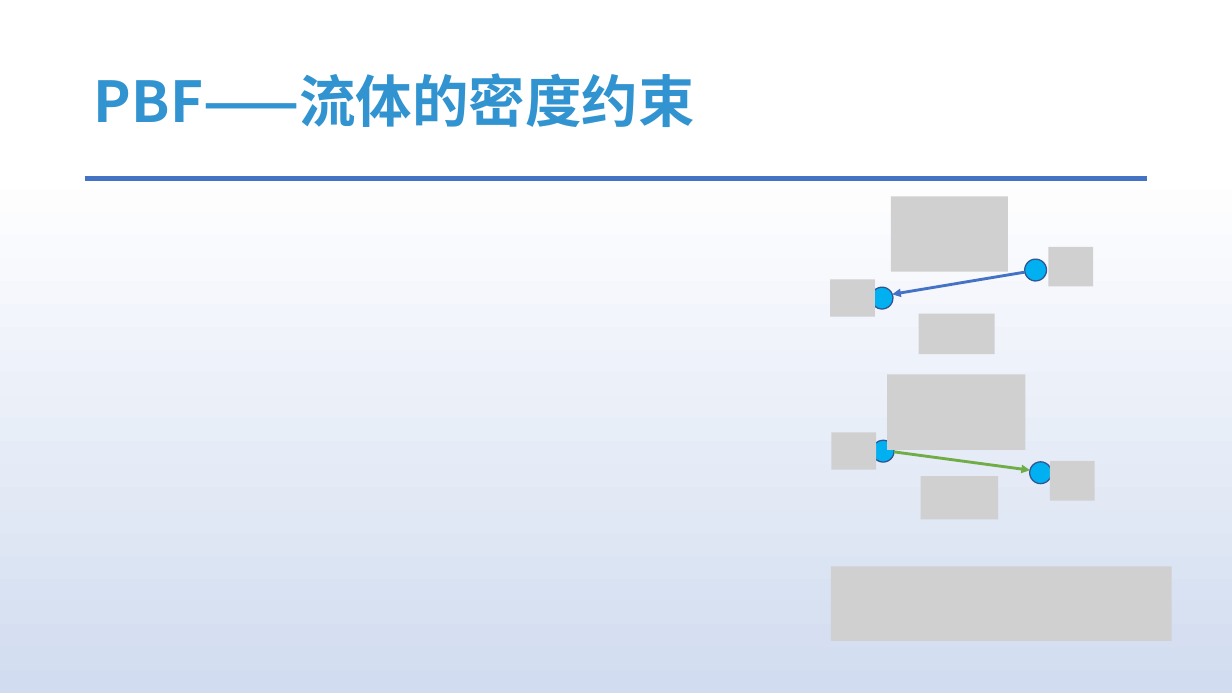
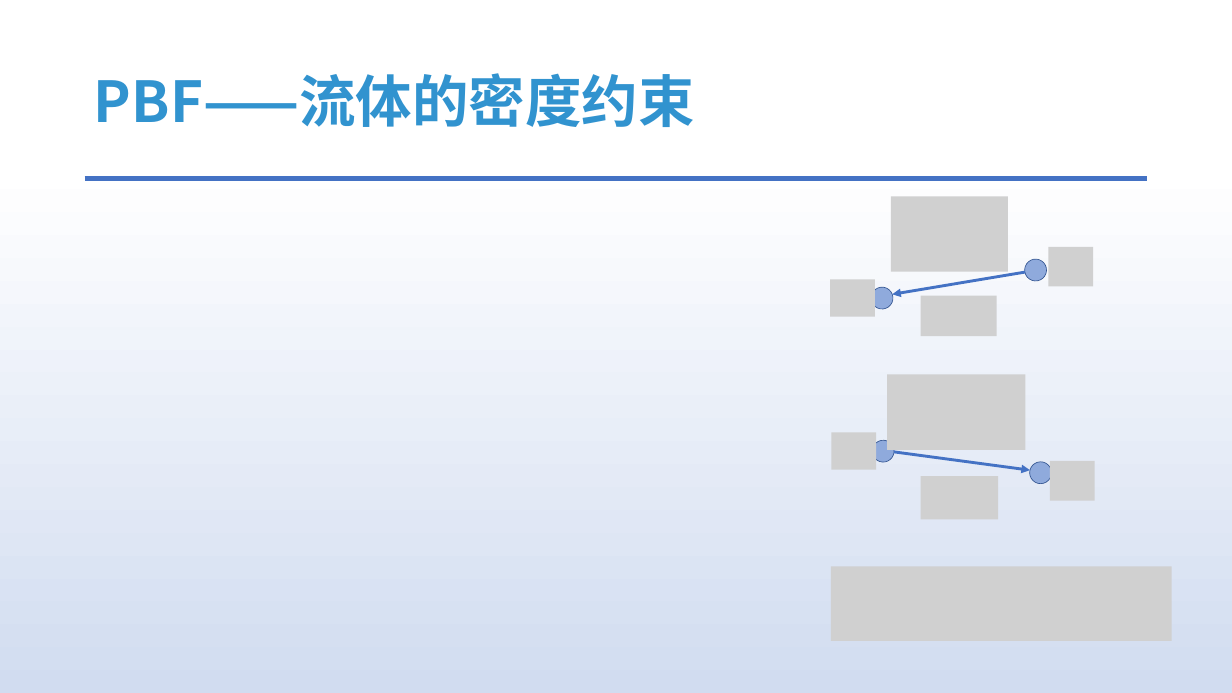
Before and after one commit to answerear/UnityFluid, a slide deck: slide 16 of doc/流体模拟入门分享-Part II.pptx (slide 18 before the commit). Drawn at 1232x693 pixels with LibreOffice and Linux fonts; fonts in the diff are those of the drawing; grey boxes stand for pictures. Boxes give left, top, right and bottom in pixels: in the first picture for what was removed or moved away, otherwise in the second. Text is boxed around its words. In the diff, an @@ line names an element or a change of style, - is before the commit and + after.

```diff
--- a/doc/流体模拟入门分享-Part II.pptx
+++ b/doc/流体模拟入门分享-Part II.pptx
@@ picture: place and size @@
-picture at <box>919,313,994,354</box>
+picture at <box>921,296,996,336</box>
@@ arrow (895, 452) - (1031, 470): stroke #70AD47 2.25 pt to #4472C4 2.25 pt @@
@@ fill #00B0F0 to #8FAADC; outline #325491 1 pt to #325491 0.5 pt in 4 elements at <box>868,284,897,313</box>, <box>1023,257,1049,283</box>, <box>868,435,899,467</box>, <box>1027,460,1054,487</box> @@
```
Also in this commit, not shown: 8 other slides changed, 2 slides removed.
